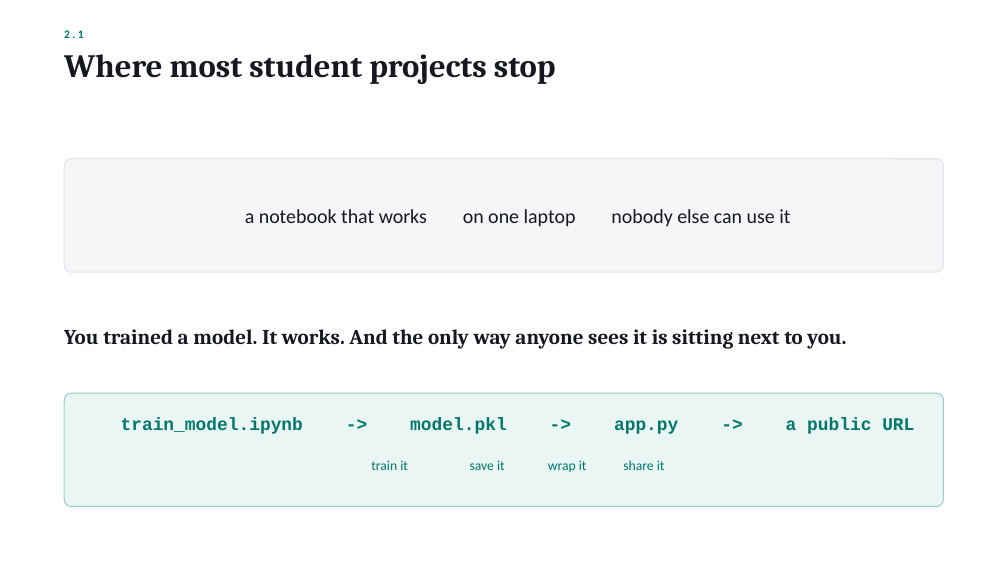
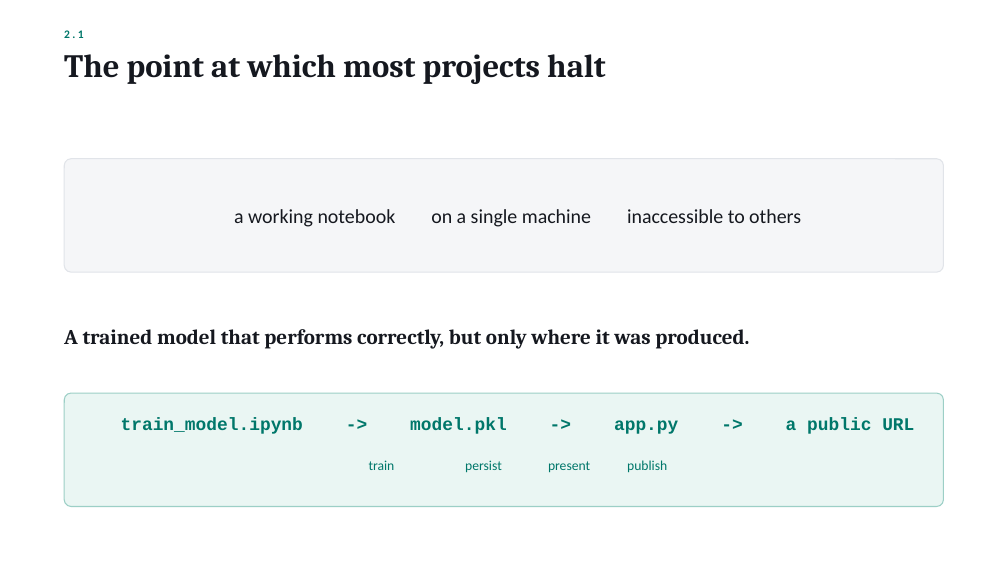
Before and after one commit to Shamsu3100/demon-, a slide deck: slide 27 of Nexus_Workshop_Deck.pptx. Drawn at 1008x567 pixels with LibreOffice and Linux fonts; fonts in the diff are those of the drawing. Boxes give left, top, right and bottom in pixels: in the first picture for what was removed or moved away, otherwise in the second. Text is boxed around its words. In the diff, an @@ line names an element or a change of style, - is before the commit and + after.

```diff
--- a/Nexus_Workshop_Deck.pptx
+++ b/Nexus_Workshop_Deck.pptx
@@ text at [64,54,606,84]: text changed @@
-Where most student projects stop
+The point at which most projects halt
@@ text at [234,209,801,227]: text changed @@
-a notebook that works on one laptop nobody else can use it
+a working notebook on a single machine inaccessible to others
@@ text at [64,329,749,349]: text changed @@
-You trained a model. It works. And the only way anyone sees it is sitting next to you.
+A trained model that performs correctly, but only where it was produced.
@@ text at [369,460,667,473]: text changed @@
-train it save it wrap it share it
+train persist present publish
```
Also in this commit, not shown: 27 other slides changed, 3 slides added, 1 slide removed, 5 other files.
